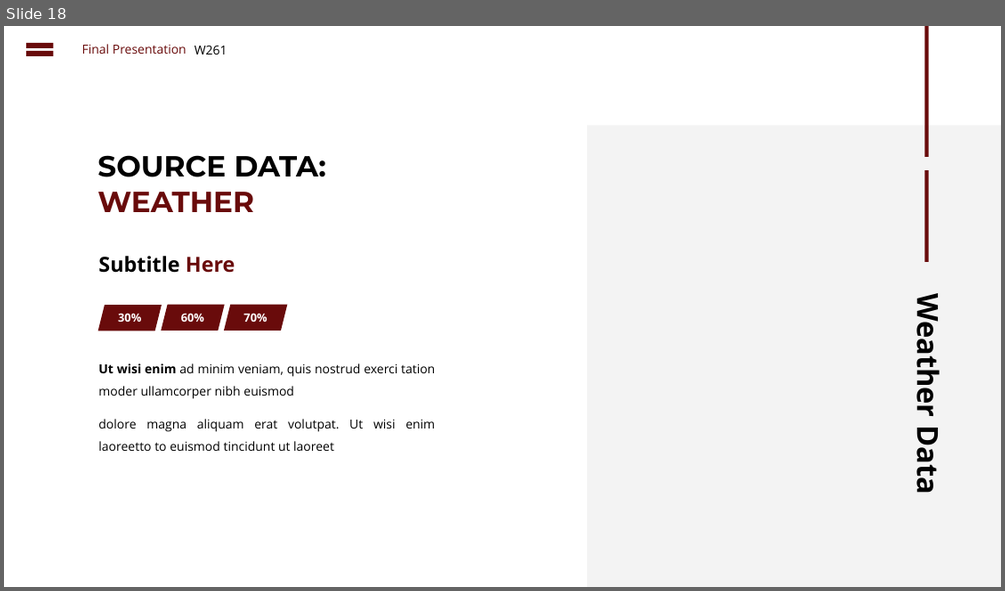
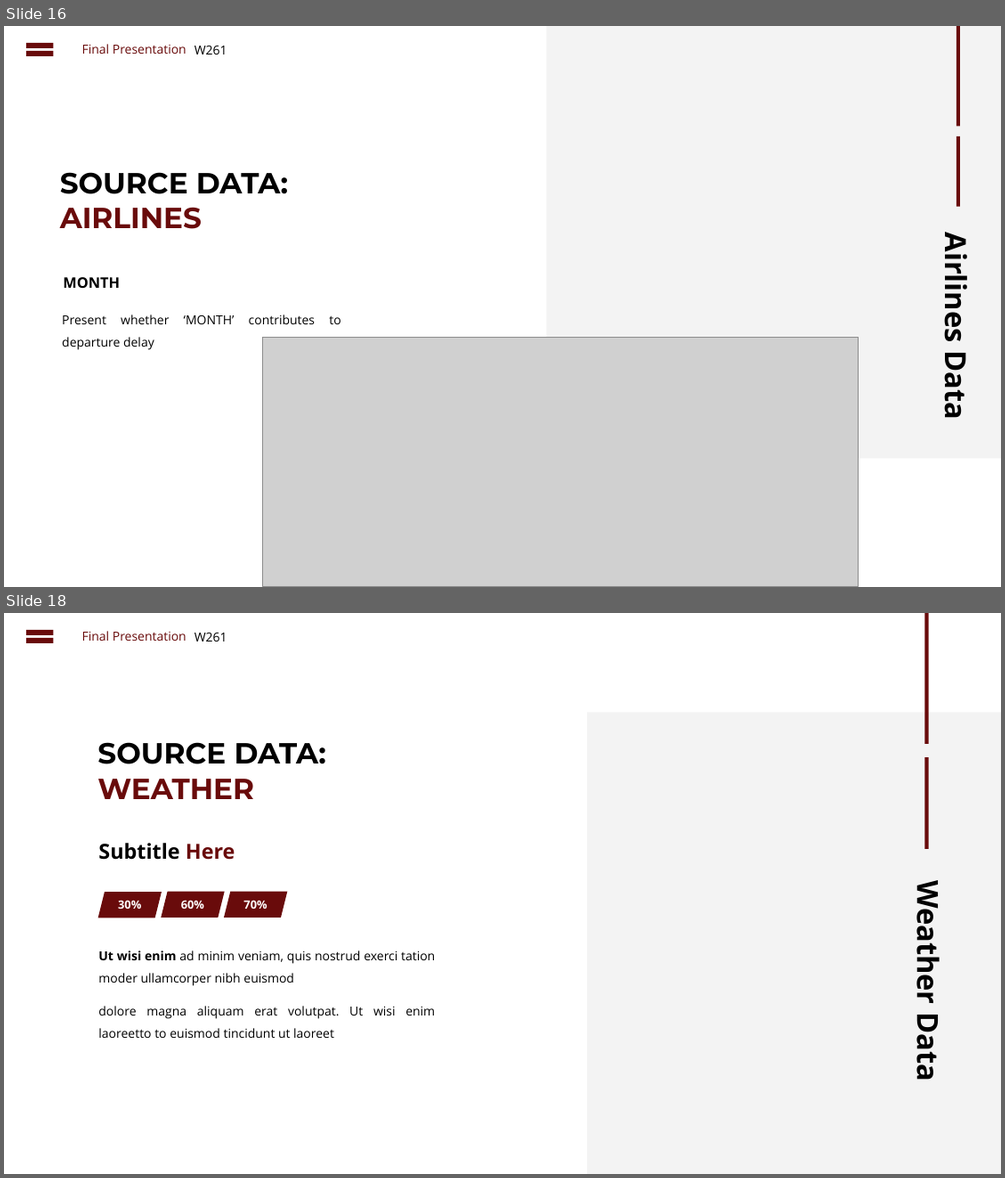
Before and after one commit to cbenge509/flightsontime, a slide deck: presentation/Delayed Flights Prediction - Final.pptx. Shown one above the other, each under a label of ours: slide 18 before the commit, slides 16 and 18 after it; the slides between them are not shown. The pictures are 1005x591 and 1005x1178 pixels, drawn with LibreOffice and Linux fonts; fonts in the diff are those of the drawing; grey boxes stand for pictures. Boxes give left, top, right and bottom in pixels: in the first picture for what was removed or moved away, otherwise in the second. Text is boxed around its words. In the diff, an @@ line names an element or a change of style, - is before the commit and + after.

```diff
--- a/presentation/Delayed Flights Prediction - Final.pptx
+++ b/presentation/Delayed Flights Prediction - Final.pptx
@@ slide 16 added at bbox=[4, 26, 1001, 587], background #FFFFFF @@
@@ math equal added at bbox=[21, 38, 57, 61], fill #690B0B @@
@@ text added at bbox=[82, 44, 186, 54], 12 pt, text #690B0B @@
+Final Presentation
@@ text added at bbox=[194, 46, 227, 54], 12 pt, text #000000 @@
+W261
@@ rectangle added at bbox=[546, 26, 1001, 459], fill #F2F2F2 at 90% opacity @@
@@ rectangle added at bbox=[956, 26, 961, 127], fill #690B0B @@
@@ rectangle added at bbox=[956, 136, 961, 206], fill #690B0B @@
@@ text added at bbox=[60, 172, 288, 229], 28 pt, text #000000, bold @@
+SOURCE DATA:
+AIRLINES
@@ text added at bbox=[937, 243, 976, 418], 28 pt, text #000000, bold @@
+Airlines Data
@@ text added at bbox=[63, 277, 120, 288], 14 pt, text #000000, bold @@
+MONTH
@@ text added at bbox=[62, 314, 340, 324], 12 pt, text #000000 @@
+Present whether ‘MONTH’ contributes to departure delay
@@ picture added at bbox=[263, 338, 858, 586] @@
```
Also in this commit, not shown: 4 slides changed, 1 other slide added, 2 slides removed.
